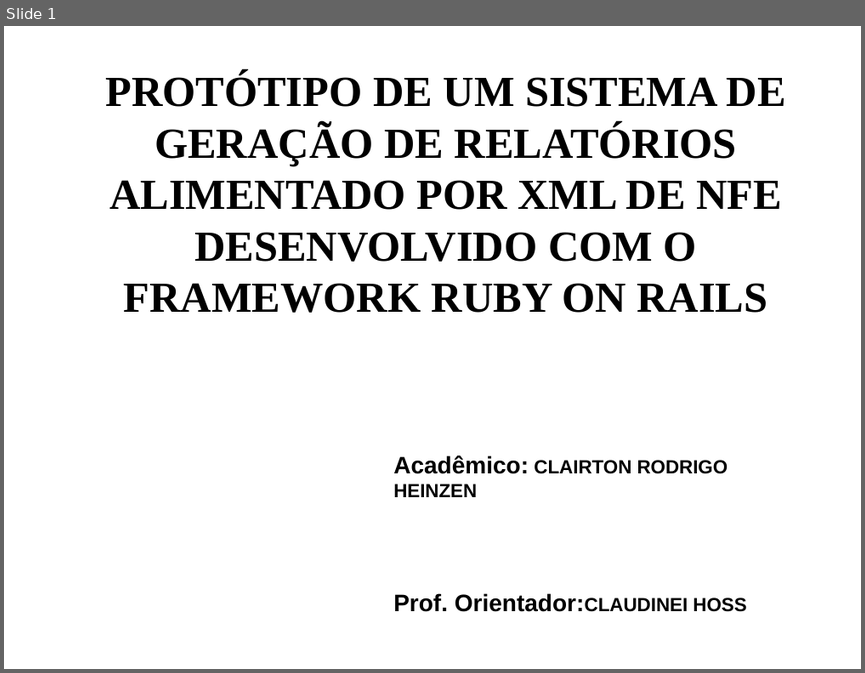
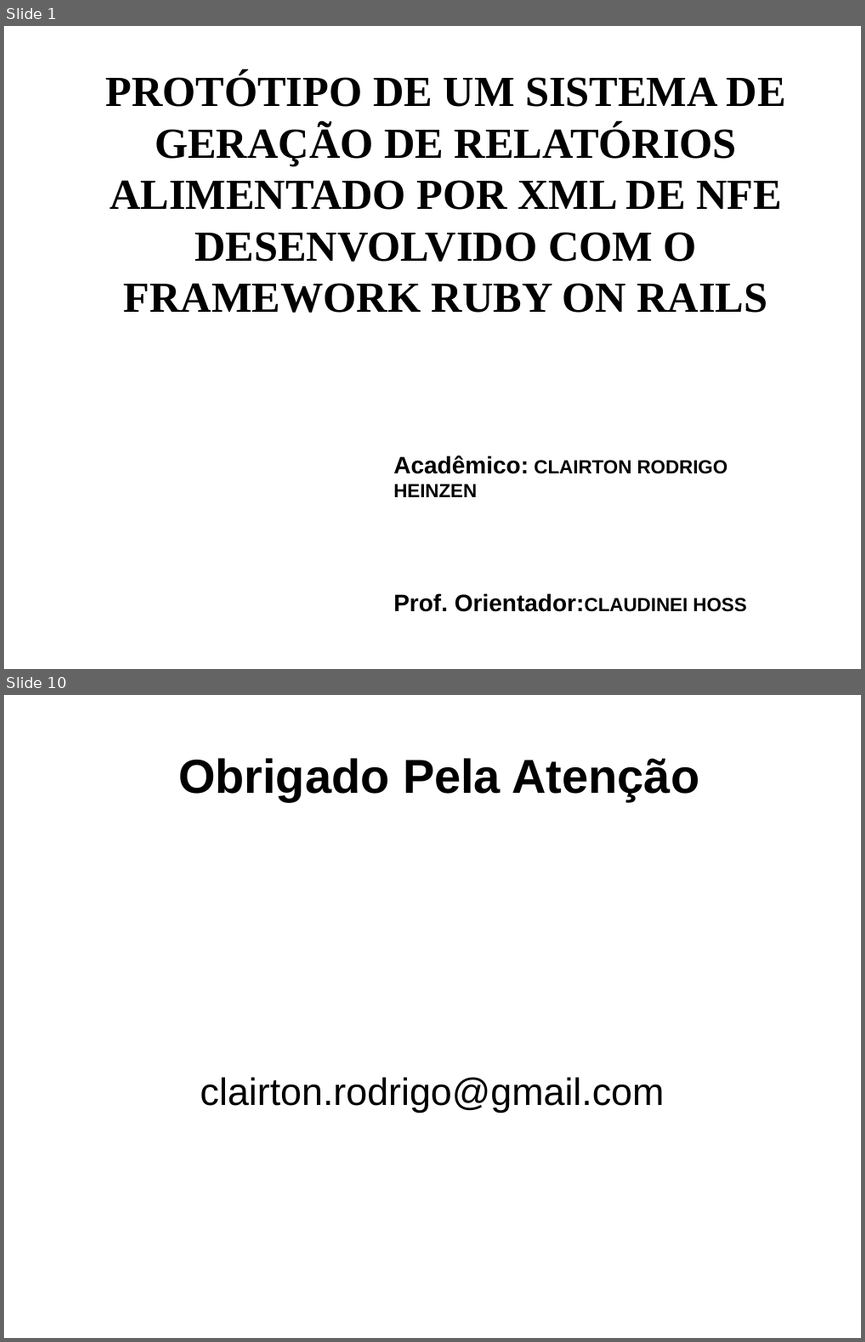
Before and after one commit to clairton/crh, a slide deck: slides.odp. Shown one above the other, each under a label of ours: slide 1 before the commit, slides 1 and 10 after it; the slides between them are not shown. The pictures are 865x673 and 865x1342 pixels, drawn with LibreOffice and Linux fonts; fonts in the diff are those of the drawing; background and template pictures are left out. Boxes give left, top, right and bottom in pixels: in the first picture for what was removed or moved away, otherwise in the second. Text is boxed around its words. In the diff, an @@ line names an element or a change of style, - is before the commit and + after.

```diff
--- a/slides.odp
+++ b/slides.odp
@@ slide 10 added at (4, 695, 861, 1338), background picture (left out) @@
@@ title added at (178, 758, 700, 801), 40 pt, text #000000, bold @@
+Obrigado Pela Atenção
@@ subtitle added at (200, 1077, 664, 1112), 32 pt, text #000000 @@
+clairton.rodrigo@gmail.com
```
Also in this commit, not shown: 5 slides changed, 3 other slides added, 1 slide removed.
